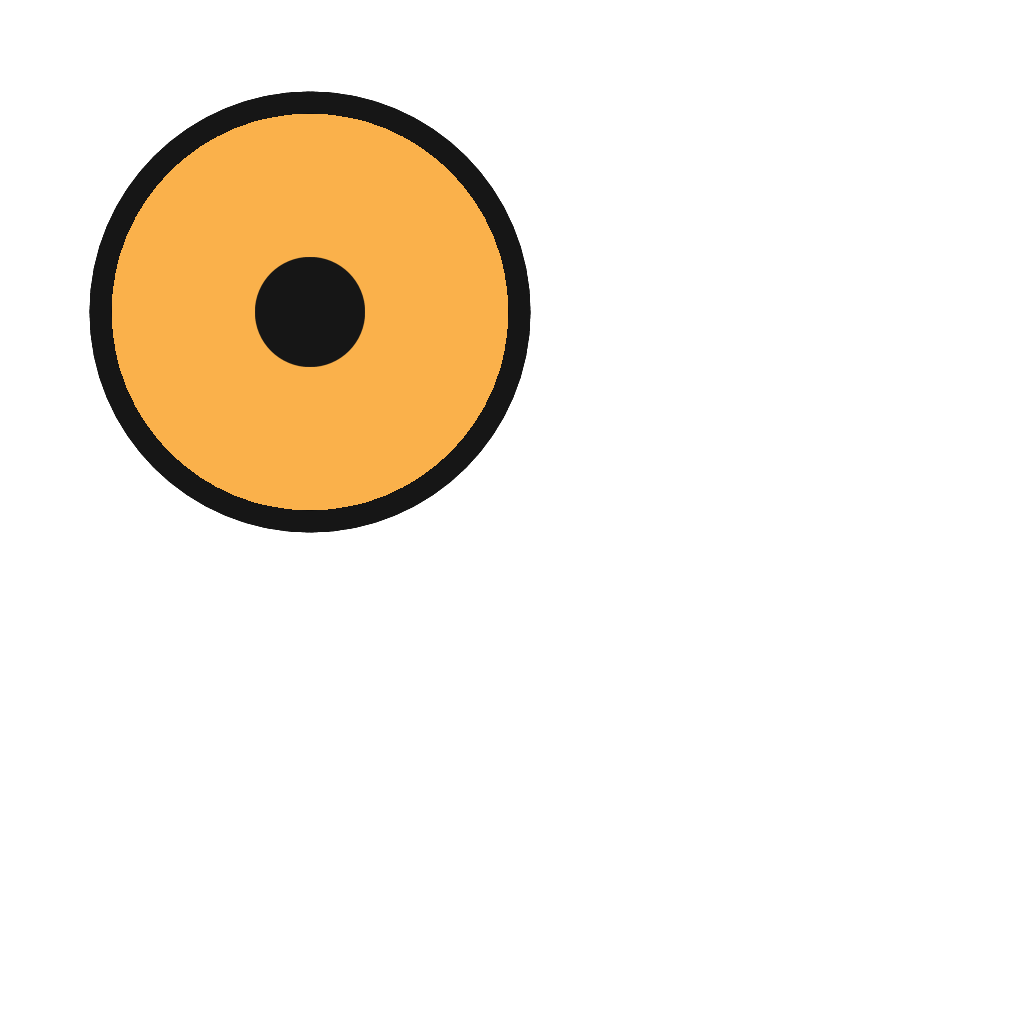
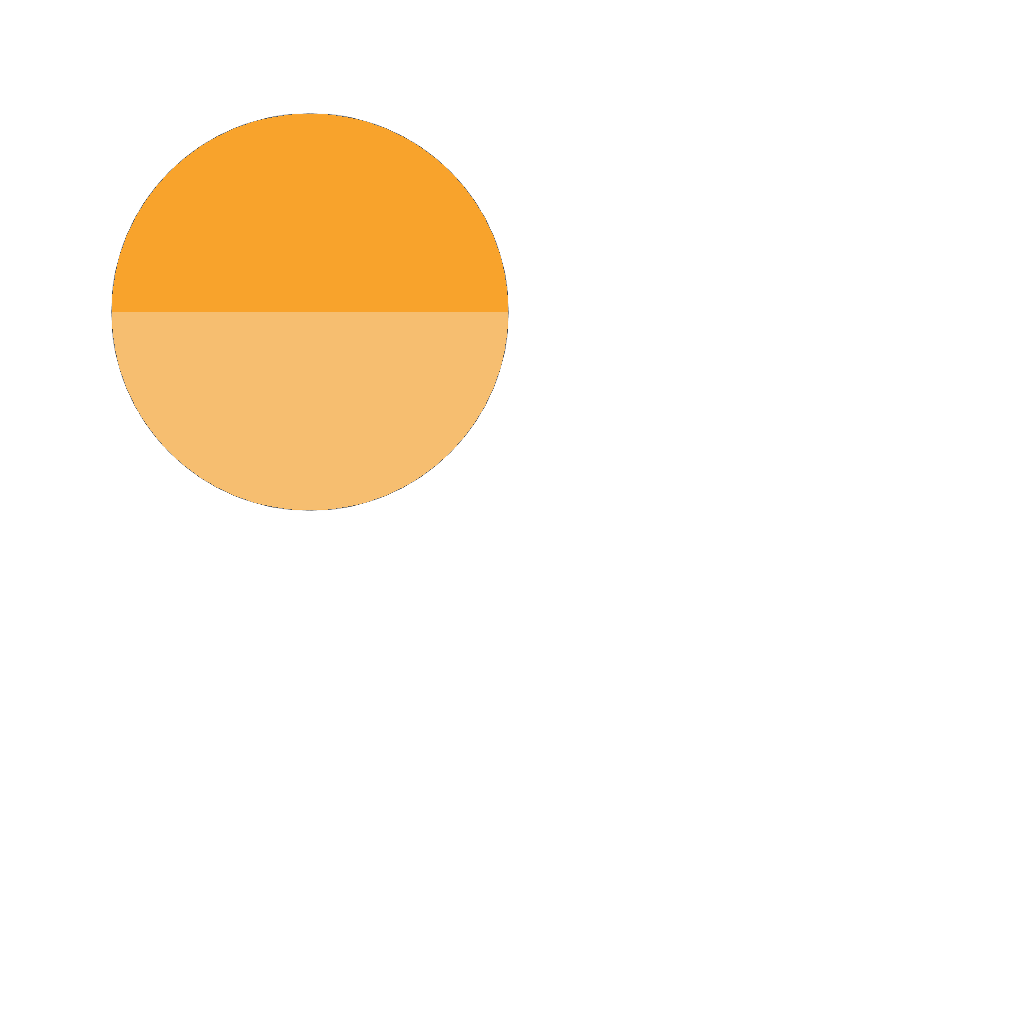
Before/after of a 1024px x 1024px layered artwork. What changed in the layer stack:
hid "3" over [192, 256, 384, 384]
added layer "2_1_Lower" above "2_1_Upper" over [89, 256, 512, 512]
added layer "2_1_Upper" above "2" over [89, 91, 512, 320]
hid "1" over [89, 91, 531, 533]
hid "origin" over [89, 91, 531, 533]
